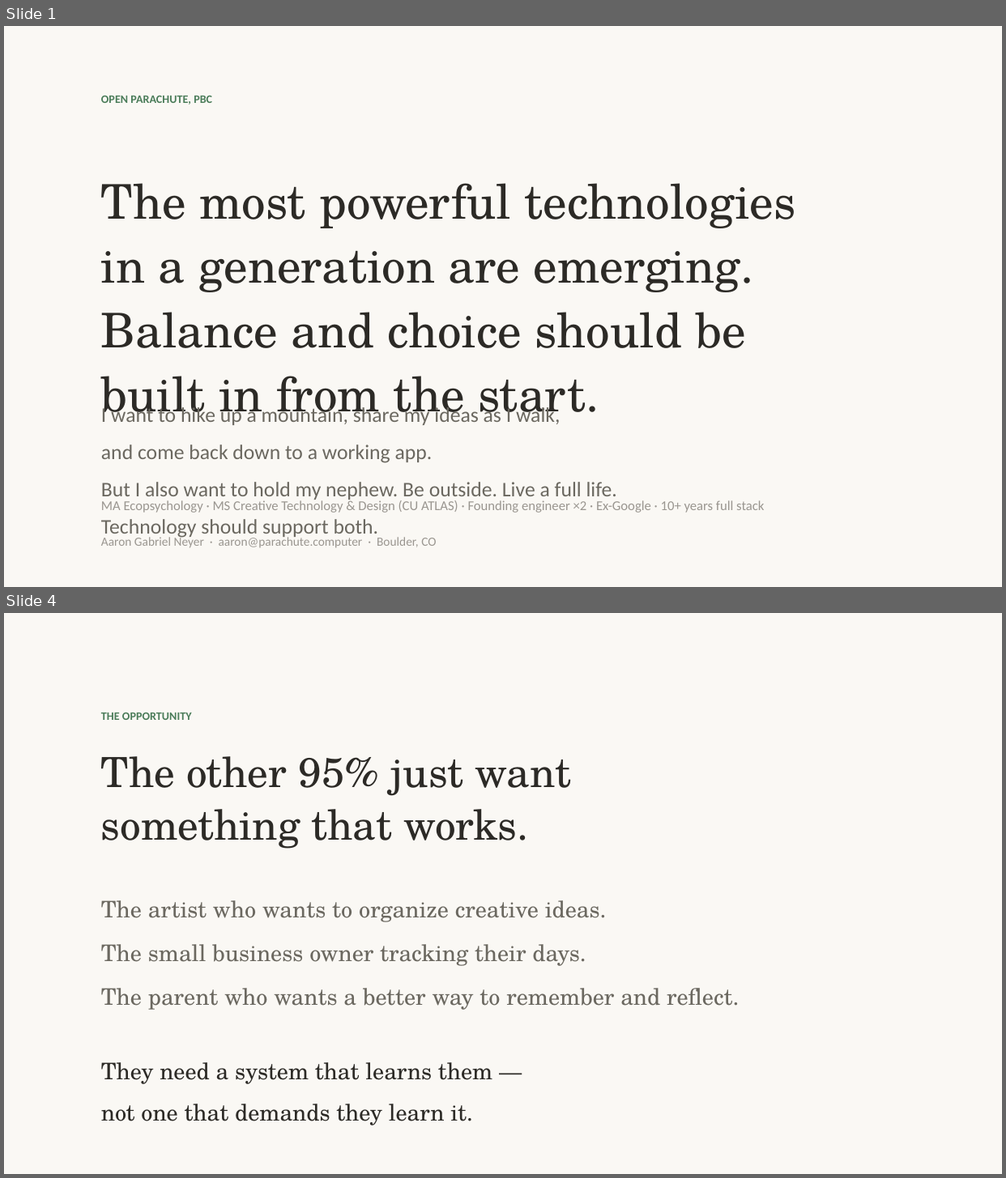
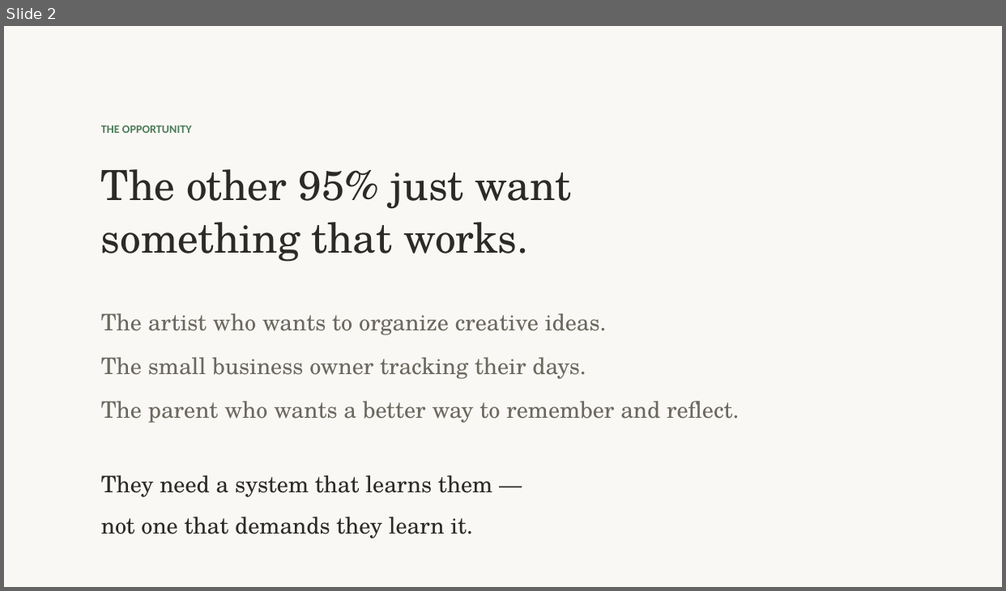
Before and after one commit to OpenParachutePBC/parachute-computer, a slide deck: nvc-pitch-deck.pptx. Shown one above the other, each under a label of ours: slides 1 and 4 before the commit, slide 2 after it; the slides between them are not shown. The pictures are 1006x1178 and 1006x591 pixels, drawn with LibreOffice and Linux fonts; fonts in the diff are those of the drawing. Boxes give left, top, right and bottom in pixels: in the first picture for what was removed or moved away, otherwise in the second. Text is boxed around its words. In the diff, an @@ line names an element or a change of style, - is before the commit and + after.

```diff
--- a/nvc-pitch-deck.pptx
+++ b/nvc-pitch-deck.pptx
@@ slide 1 removed at bbox=[4, 26, 1002, 587], background #FAF8F4 @@
@@ text removed at bbox=[101, 95, 212, 105] @@
-OPEN PARACHUTE, PBC
@@ text removed at bbox=[101, 183, 796, 425] @@
-The most powerful technologies
-in a generation are emerging.
-Balance and choice should be
-built in from the start.
@@ text removed at bbox=[101, 405, 617, 539] @@
-I want to hike up a mountain, share my ideas as I walk,
-and come back down to a working app.
-But I also want to hold my nephew. Be outside. Live a full life.
-Technology should support both.
@@ text removed at bbox=[101, 499, 764, 513] @@
-MA Ecopsychology · MS Creative Technology & Design (CU ATLAS) · Founding engineer ×2 · Ex-Google · 10+ years full stack
@@ text removed at bbox=[101, 535, 436, 548] @@
-Aaron Gabriel Neyer · aaron@parachute.computer · Boulder, CO
@@ what was slide 4 is now slide 2 @@
```
Also in this commit, not shown: 6 slides changed, 1 other slide removed, 2 other files.
